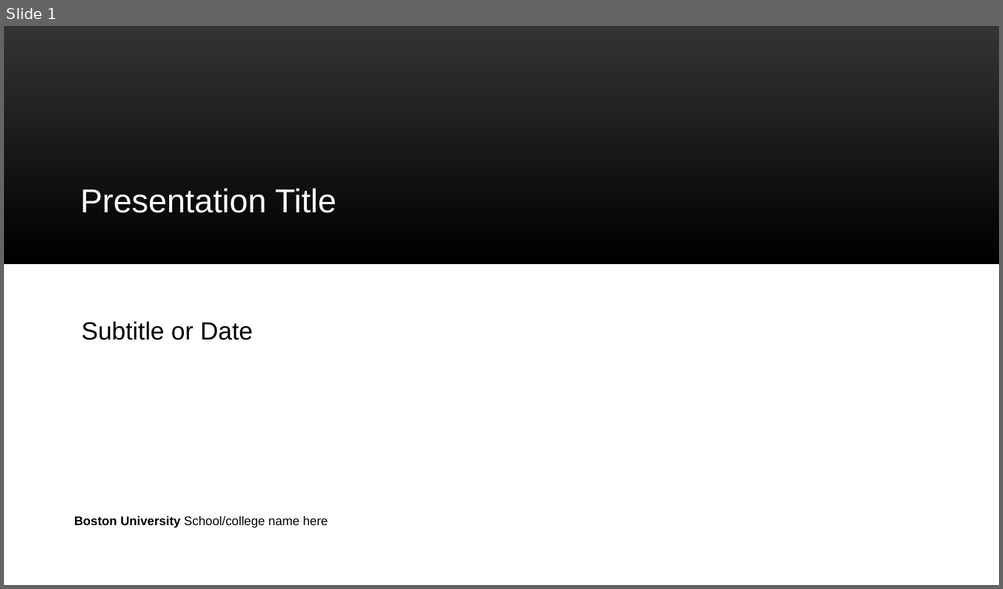
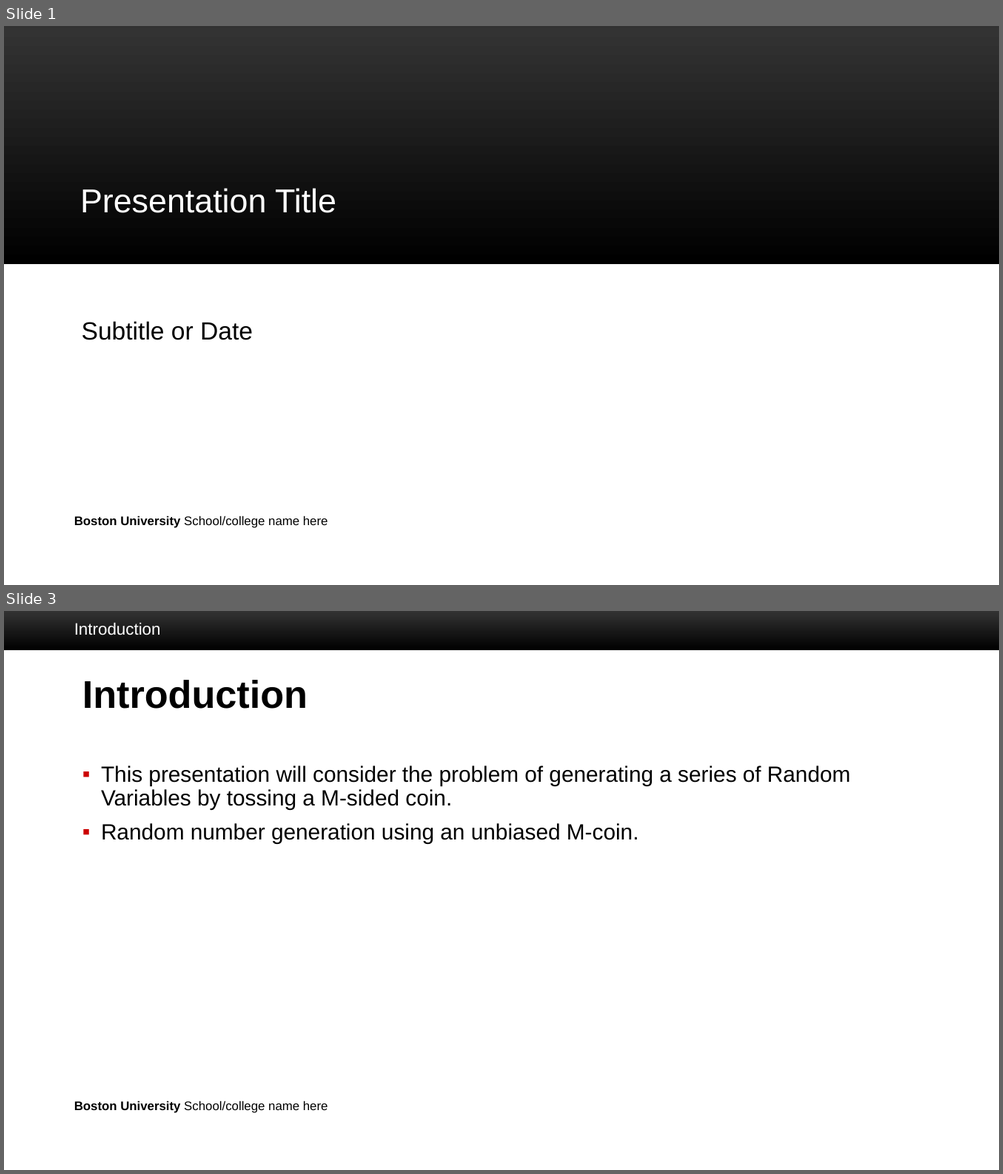
Before and after one commit to CMander02/TreeAlgorithms, a slide deck: PPT Templates/BU_PowerPoint_template_16_9.pptx. Shown one above the other, each under a label of ours: slide 1 before the commit, slides 1 and 3 after it; the slides between them are not shown. The pictures are 1003x589 and 1003x1174 pixels, drawn with LibreOffice and Linux fonts; fonts in the diff are those of the drawing; background and template pictures are left out. Boxes give left, top, right and bottom in pixels: in the first picture for what was removed or moved away, otherwise in the second. Text is boxed around its words. In the diff, an @@ line names an element or a change of style, - is before the commit and + after.

```diff
--- a/PPT Templates/BU_PowerPoint_template_16_9.pptx
+++ b/PPT Templates/BU_PowerPoint_template_16_9.pptx
@@ slide 3 added at (4, 611, 999, 1170), background #FFFFFF; not listed: 2 template elements that a slide beside it also shows @@
@@ text added at (74, 622, 161, 635), 12 pt, text #FFFFFF @@
+Introduction
@@ title added at (82, 680, 307, 709), 28 pt, text #000000, bold @@
+Introduction
@@ text added at (101, 766, 851, 844), 16 pt, text #000000 @@
+▪ This presentation will consider the problem of generating a series of Random Variables by tossing a M-sided coin.
+▪ Random number generation using an unbiased M-coin.
```
Also in this commit, not shown: 13 other slides added, 1 slide removed, 25 other files.
